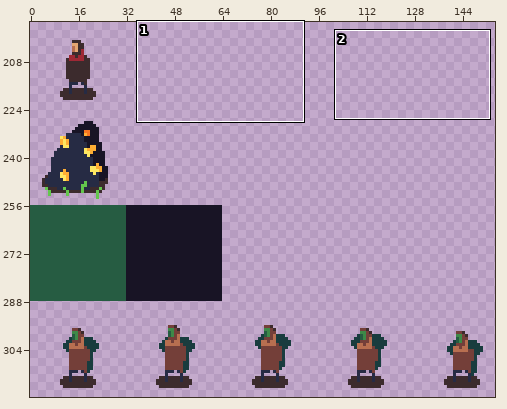
Edited in one commit: sprite sheet (src/assets/sprites.png). The picture above shows the old version from afar; the outline marks the close-up.
Close-up. First the earlier version:
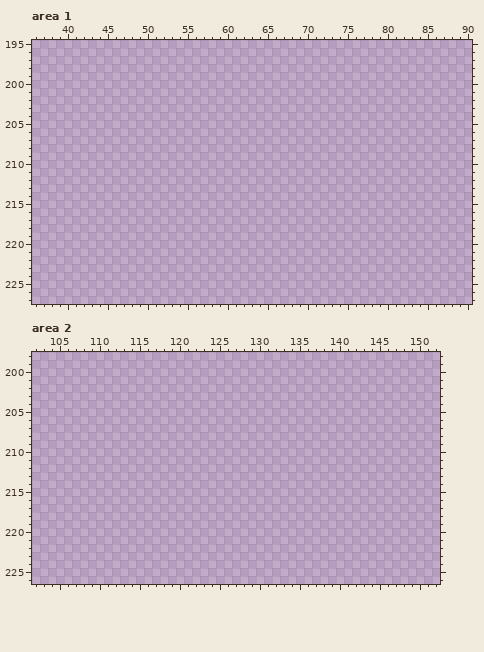
The file is 320x320 pixels. Colours within 5 levels of each other are drawn and written as one. Shown: area 1: x 36..90, y 195..227; area 2: x 102..152, y 198..226. The wide view leaves out empty margins.
Palette (. is transparent): 
Now the later version:
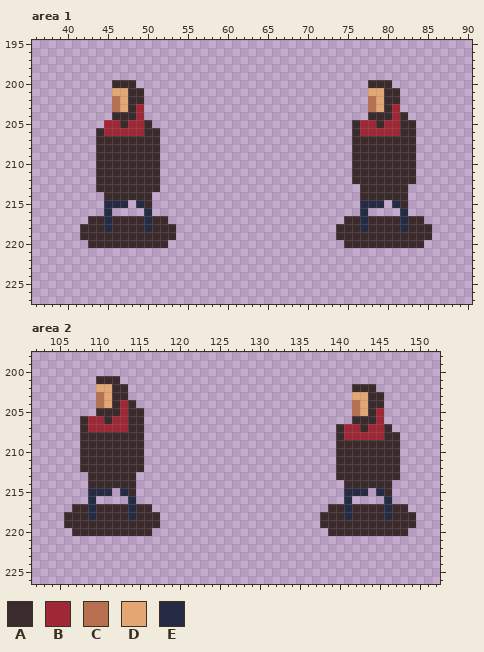
Colours new in this view: A #3c2b2d  B #9e2835  C #b86f50  D #e4a672  E #262b44
Commit: monster animation
Difference:
Area 1:
Colour A is added in row 200 at x 46 to 48 and 78 to 80; in rows 201 to 202 at x 48 to 49 and 80 to 81; in row 203 at x 48 and 80; in row 204 at x 46 to 48, 78 to 80 and 82; in row 205 at x 47, 50, 76, 79 and 82 to 83; in row 206 at x 44, 50 to 51, 76 and 82 to 83.
Colour A is added in rows 207 to 212 at x 44 to 51 and 76 to 83; in row 213 at x 44 to 51 and 77 to 82; in row 214 at x 45 to 50 and 77 to 82; in row 215 at x 50 and 82; in row 217 at x 43 to 44, 46 to 49, 51 to 52, 75 to 76, 78 to 81 and 83 to 84; in row 218 at x 42 to 44, 46 to 49, 51 to 53, 74 to 76, 78 to 81 and 83 to 85.
Colour A is added in row 219 at x 42 to 53 and 74 to 85; in row 220 at x 43 to 52 and 75 to 84.
Colour B is added in rows 203 to 204 at x 49 and 81; in row 205 at x 45 to 46, 48 to 49, 77 to 78 and 80 to 81; in row 206 at x 45 to 49 and 77 to 81.
Colour C is added in rows 202 to 203 at x 46 and 78.
Colour D is added in row 201 at x 46 to 47 and 78 to 79; in rows 202 to 203 at x 47 and 79.
Colour E is added in row 215 at x 45 to 47, 49, 77 to 79 and 81; in rows 216 to 218 at x 45, 50, 77 and 82.
Area 2:
Colour A is added in row 201 at x 110 to 112; in row 202 at x 112 to 113 and 142 to 144; in row 203 at x 112 to 113 and 144 to 145; in row 204 at x 112, 114 and 144 to 145; in row 205 at x 110 to 112, 114 to 115 and 144; in row 206 at x 108, 111, 114 to 115 and 142 to 144.
Colour A is added in row 207 at x 108, 114 to 115, 140, 143 and 146; in row 208 at x 108 to 115, 140 and 146 to 147; in rows 209 to 212 at x 108 to 115 and 140 to 147; in row 213 at x 109 to 114 and 140 to 147; in row 214 at x 109 to 114 and 141 to 146; in row 215 at x 114 and 146.
Colour A is added in row 217 at x 107 to 108, 110 to 113, 115 to 116, 139 to 140, 142 to 145 and 147 to 148; in row 218 at x 106 to 108, 110 to 113, 115 to 117, 138 to 140, 142 to 145 and 147 to 149; in row 219 at x 106 to 117 and 138 to 149; in row 220 at x 107 to 116 and 139 to 148.
Colour B is added in row 204 at x 113; in row 205 at x 113 and 145; in row 206 at x 109 to 110, 112 to 113 and 145; in row 207 at x 109 to 113, 141 to 142 and 144 to 145; in row 208 at x 141 to 145.
Colour C is added in row 203 at x 110; in row 204 at x 110 and 142; in row 205 at x 142.
Colour D is added in row 202 at x 110 to 111; in row 203 at x 111 and 142 to 143; in row 204 at x 111 and 143; in row 205 at x 143.
Colour E is added in row 215 at x 109 to 111, 113, 141 to 143 and 145; in rows 216 to 218 at x 109, 114, 141 and 146.
Pixel boxes of the changes (left, top, right, bottom) in both close-ups:
added: (80, 80, 176, 248)
added: (336, 80, 432, 248)
added: (64, 376, 160, 536)
added: (320, 384, 416, 536)
